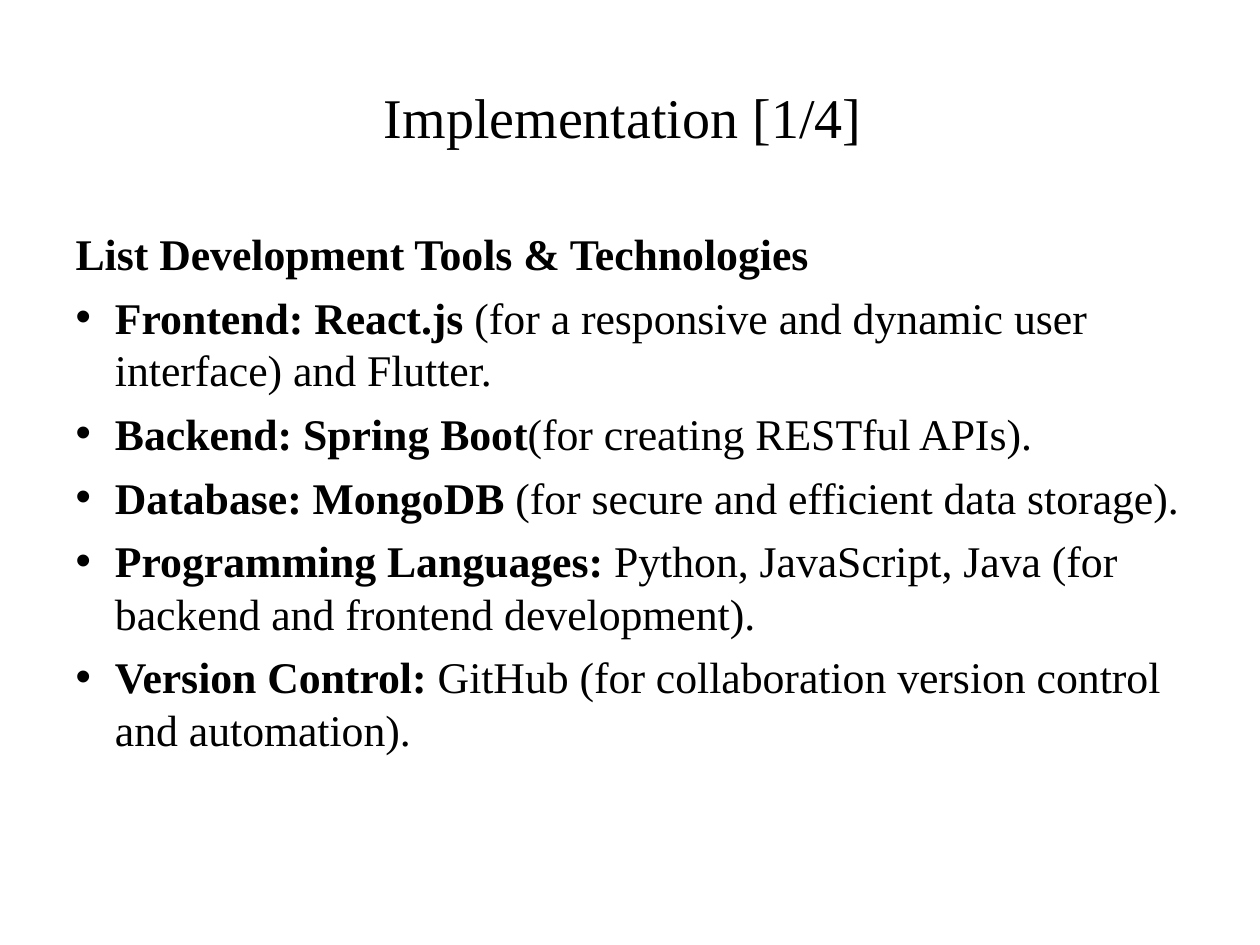
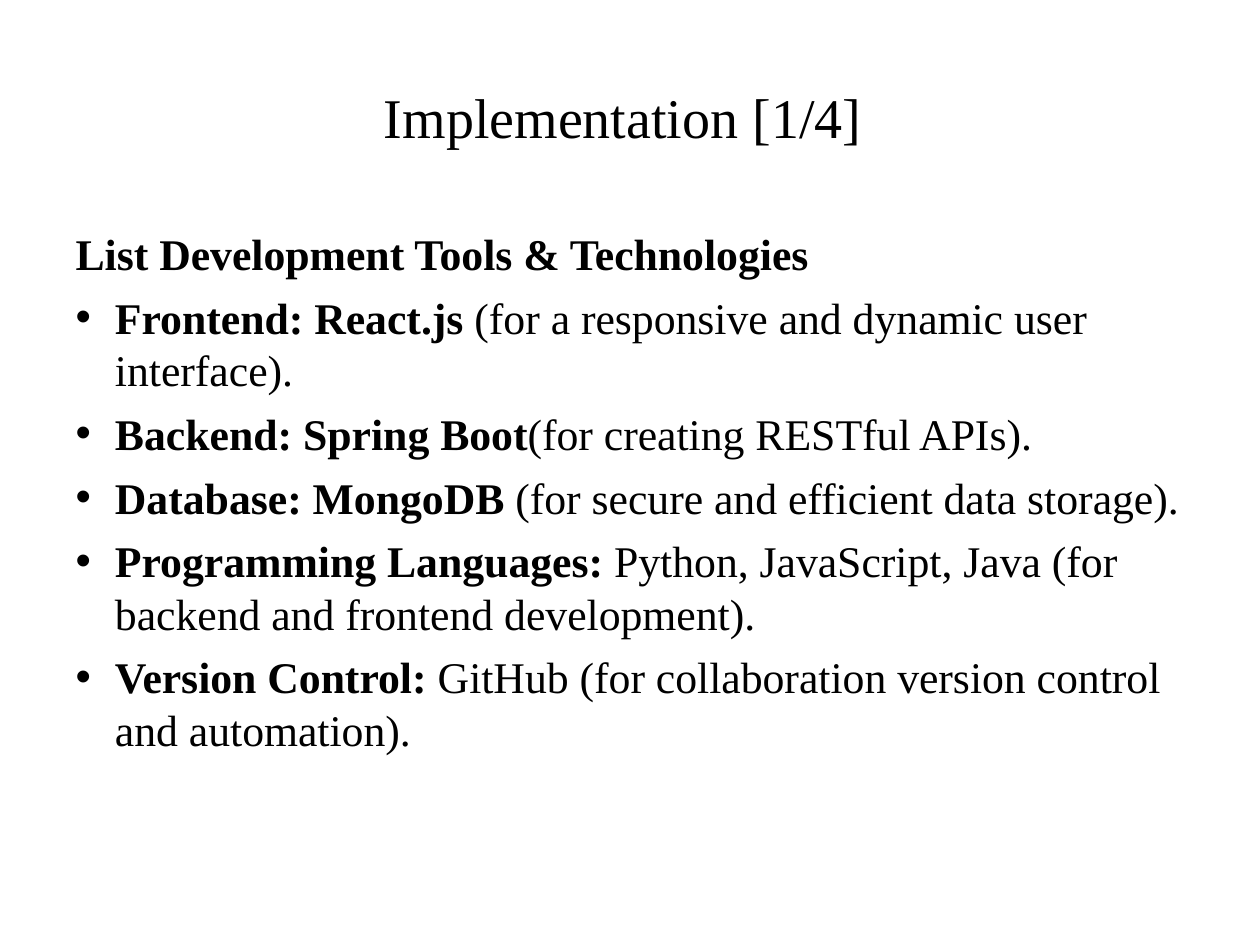
Before and after one commit to pandistic-zain/Fitnesstan--FYP, a slide deck: slide 23 of fitnesstan-documentation/FItnessstan_Final Presentation_Part 2.pptx. Drawn at 1260x945 pixels with LibreOffice and Linux fonts; fonts in the diff are those of the drawing; background and template pictures are left out. Boxes give left, top, right and bottom in pixels: in the first picture for what was removed or moved away, otherwise in the second. Text is boxed around its words. In the diff, an @@ line names an element or a change of style, - is before the commit and + after.

```diff
--- a/fitnesstan-documentation/FItnessstan_Final Presentation_Part 2.pptx
+++ b/fitnesstan-documentation/FItnessstan_Final Presentation_Part 2.pptx
@@ text at bbox=[115, 303, 1087, 395]: text changed @@
-• Frontend: React.js (for a responsive and dynamic user interface) and Flutter.
+• Frontend: React.js (for a responsive and dynamic user interface).
```
Also in this commit, not shown: 13 other slides changed, 2 slides added, 2 slides removed.
